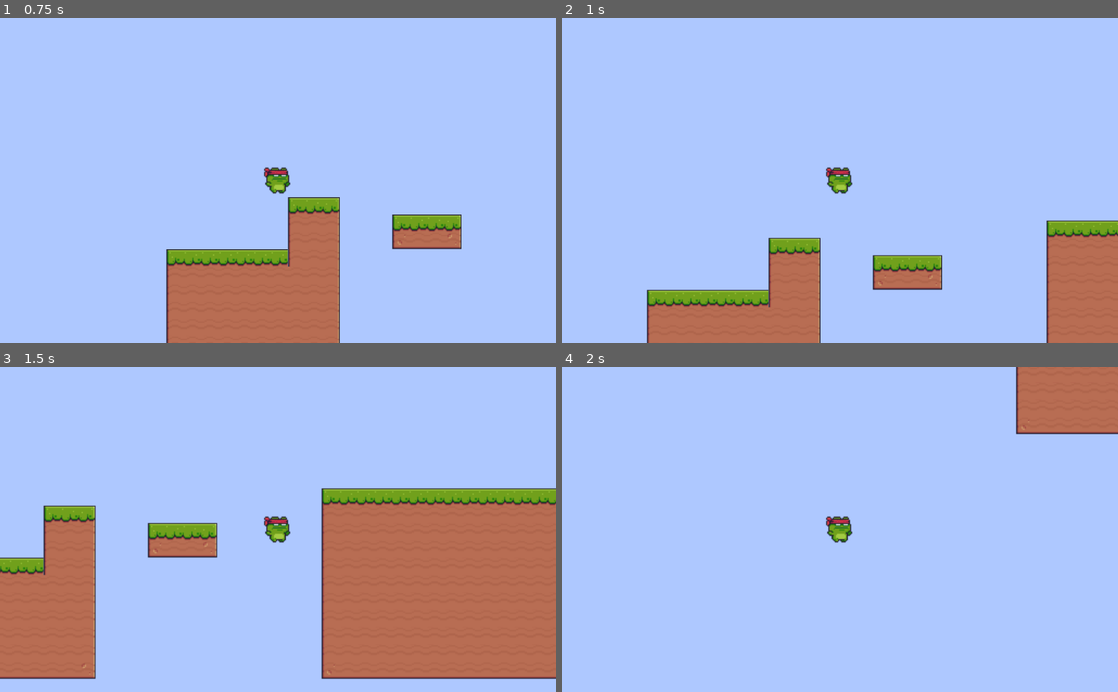
Above: before the commit, frames 1-4 (two rows, left to right).
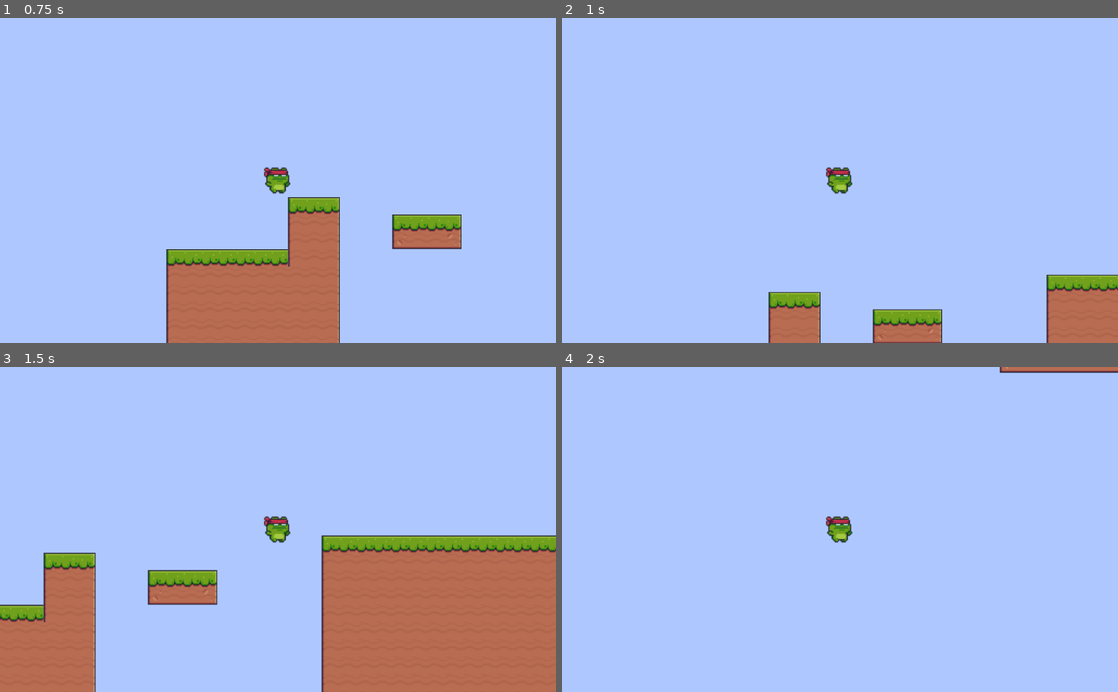
Above: after the commit, the same moments.

Repository: sikmar97/Platformerbetter
Game: Godot game, scene res://testlevel.tscn
The game is run twice, just before and just after one commit, with the same random seed, the same clock (stepped at 60 frames per second) and the same inputs.
Inputs:
- Up to frame 1 (0.75 s): tap Enter at 0.5 s; hold D (move_right) from 0.53 s (still down); tap Space (jump) at 0.6 s
- Up to frame 2 (1 s): keep holding D (move_right); tap Space (jump) at 0.77 s
- Up to frame 3 (1.5 s): keep holding D (move_right); tap Space (jump) at 1.07, 1.35 s
- Up to frame 4 (2 s): keep holding D (move_right); tap Space (jump) at 1.52, 1.82 s

Frame 1 is identical in both runs. In frame 2, 11% of the frame differs, in the area x 15-100%, y 62-100%; in frame 3, 17%, in the area x 0-100%, y 37-100%; in frame 4, 3.7%.

Commit message:
Add abbility to double jump

Diff:
--- a/Player.gd
+++ b/Player.gd
@@ -6,11 +6,11 @@
 const MAX_FALL_SPEED = 900
 
 
-var doubleJump = 2
+var doubleJump = 1
 
 onready var anim_player = $AnimationPlayer
 onready var sprite = $Sprite
-
+var jump_count = 2
 var y_velo = 0
 var facing_right = true
 
@@ -25,8 +25,20 @@
     var grounded = is_on_floor()
     y_velo += GRAVITY
 
+
+
+    if jump_count > 0 and Input.is_action_just_pressed("jump"):
+        y_velo = -JUMP_FORCE
+        jump_count -= 1
+    if grounded and y_velo >= 5:
+        y_velo = 5
+    if y_velo > MAX_FALL_SPEED:
+        y_velo = MAX_FALL_SPEED
+
+
     if grounded and Input.is_action_just_pressed("jump"):
         y_velo = -JUMP_FORCE
+        jump_count -= 1
     if grounded and y_velo >= 5:
         y_velo = 5
     if y_velo > MAX_FALL_SPEED:
@@ -36,6 +48,10 @@
         flip()
     if !facing_right and move_dir > 0:
         flip()
+
+    if grounded:
+       jump_count = 1
+
 
     if grounded:
         if move_dir == 0:
--- a/testlevel.tscn
+++ b/testlevel.tscn
@@ -4,43 +4,43 @@
 [ext_resource path="res://Player.tscn" type="PackedScene" id=2]
 [ext_resource path="res://Enemy.tscn" type="PackedScene" id=3]
 
+[sub_resource type="ConvexPolygonShape2D" id=1]
+points = PoolVector2Array( 0, 0, 16, 0, 16, 16, 0, 16 )
+
+[sub_resource type="ConvexPolygonShape2D" id=2]
+points = PoolVector2Array( 0, 0, 16, 0, 16, 16, 0, 16 )
+
+[sub_resource type="ConvexPolygonShape2D" id=3]
+points = PoolVector2Array( 0, 0, 16, 0, 16, 16, 0, 16 )
+
 [sub_resource type="ConvexPolygonShape2D" id=4]
 points = PoolVector2Array( 0, 0, 16, 0, 16, 16, 0, 16 )
 
+[sub_resource type="ConvexPolygonShape2D" id=5]
+points = PoolVector2Array( 0, 0, 16, 0, 16, 16, 0, 16 )
+
+[sub_resource type="ConvexPolygonShape2D" id=6]
+points = PoolVector2Array( 0, 0, 16, 0, 16, 16, 0, 16 )
+
+[sub_resource type="ConvexPolygonShape2D" id=7]
+points = PoolVector2Array( 0, 0, 16, 0, 16, 16, 0, 16 )
+
+[sub_resource type="ConvexPolygonShape2D" id=8]
+points = PoolVector2Array( 0, 0, 16, 0, 16, 16, 0, 16 )
+
+[sub_resource type="ConvexPolygonShape2D" id=9]
+points = PoolVector2Array( 0, 0, 16, 0, 16, 16, 0, 16 )
+
+[sub_resource type="ConvexPolygonShape2D" id=10]
+points = PoolVector2Array( 0, 0, 16, 0, 16, 16, 0, 16 )
+
 [sub_resource type="ConvexPolygonShape2D" id=11]
 points = PoolVector2Array( 0, 0, 16, 0, 16, 16, 0, 16 )
 
-[sub_resource type="ConvexPolygonShape2D" id=5]
-points = PoolVector2Array( 0, 0, 16, 0, 16, 16, 0, 16 )
-
 [sub_resource type="ConvexPolygonShape2D" id=12]
 points = PoolVector2Array( 0, 0, 16, 0, 16, 16, 0, 16 )
 
-[sub_resource type="ConvexPolygonShape2D" id=6]
-points = PoolVector2Array( 0, 0, 16, 0, 16, 16, 0, 16 )
-
-[sub_resource type="ConvexPolygonShape2D" id=7]
-points = PoolVector2Array( 0, 0, 16, 0, 16, 16, 0, 16 )
-
-[sub_resource type="ConvexPolygonShape2D" id=8]
-points = PoolVector2Array( 0, 0, 16, 0, 16, 16, 0, 16 )
-
-[sub_resource type="ConvexPolygonShape2D" id=13]
-points = PoolVector2Array( 0, 0, 16, 0, 16, 16, 0, 16 )
-
-[sub_resource type="ConvexPolygonShape2D" id=10]
-points = PoolVector2Array( 0, 0, 16, 0, 16, 16, 0, 16 )
-
-[sub_resource type="ConvexPolygonShape2D" id=14]
-points = PoolVector2Array( 0, 0, 16, 0, 16, 16, 0, 16 )
-
-[sub_resource type="ConvexPolygonShape2D" id=9]
-points = PoolVector2Array( 0, 0, 16, 0, 16, 16, 0, 16 )
-
-[sub_resource type="ConvexPolygonShape2D" id=15]
-points = PoolVector2Array( 0, 0, 16, 0, 16, 16, 0, 16 )
-
-[sub_resource type="TileSet" id=3]
+[sub_resource type="TileSet" id=13]
 0/name = "Terrain (16x16).png 0"
 0/texture = ExtResource( 1 )
 0/tex_offset = Vector2( 0, 0 )
@@ -97,6 +97,12 @@
 "autotile_coord": Vector2( 0, 0 ),
 "one_way": false,
 "one_way_margin": 1.0,
+"shape": SubResource( 5 ),
+"shape_transform": Transform2D( 1, 0, 0, 1, 0, 0 )
+}, {
+"autotile_coord": Vector2( 0, 0 ),
+"one_way": false,
+"one_way_margin": 1.0,
 "shape": SubResource( 6 ),
 "shape_transform": Transform2D( 1, 0, 0, 1, 0, 0 )
 }, {
@@ -110,12 +116,6 @@
 "one_way": false,
 "one_way_margin": 1.0,
 "shape": SubResource( 8 ),
-"shape_transform": Transform2D( 1, 0, 0, 1, 0, 0 )
-}, {
-"autotile_coord": Vector2( 0, 0 ),
-"one_way": false,
-"one_way_margin": 1.0,
-"shape": SubResource( 13 ),
 "shape_transform": Transform2D( 1, 0, 0, 1, 0, 0 )
 } ]
 2/z_index = 0
Not shown: 2 places in Player.tscn that only renumber resources
Not shown: 7 places in testlevel.tscn that only renumber resources
